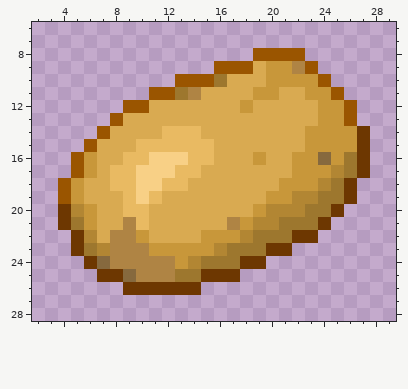
Two versions of one pixel-art sprite, textures/items/potato.png. The picture above was drawn from the file before the commit.
The file is 32x32 pixels. Shown: x 2..29, y 6..28.
The result:
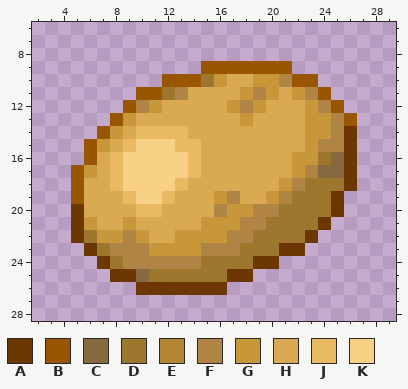
Palette (. is transparent): A #6d3701  B #9a5500  C #86693e  D #9d772e  E #b28633  F #af8444  G #c8973a  H #d9aa51  J #e9ba62  K #f8d086
Diff:
y 8: x 19..22 BBBB -> ....
y 9: x 15 . -> B; x 19..23 HGGFB -> BBB..
y 10: x 12 . -> B; x 15..16 BD -> DG; x 19 H -> G; x 21..24 GGGB -> FBB.
y 11: x 10 . -> B; x 12..14 BDF -> DFH; x 18..19 HG -> GF; x 22..25 HGGB -> GFB.
y 12: x 10..11 BH -> FG; x 17..19 HGH -> GFG; x 23..26 HGGB -> GFB.
y 13: x 9 H -> G; x 18 H -> G; x 23 H -> G; x 25 G -> F
y 14: x 8 H -> G; x 10..11 HH -> JJ; x 14 J -> H; x 25..27 GGA -> FA.
y 15: x 7 H -> G; x 9..12 HJJJ -> JKKK; x 15 J -> H; x 24..27 GGGA -> FFA.
y 16: x 5..6 BG -> .B; x 8..10 HJJ -> JKK; x 15 J -> H; x 19 G -> H; x 24..27 CGDA -> DCA.
y 17: x 9 J -> K; x 13 J -> K; x 23..27 GGEDA -> FCCA.
y 18: x 4..5 BG -> .B; x 9 J -> K; x 12 J -> K; x 22..24 GGE -> FDD
y 19: x 4..5 BG -> .B; x 11..12 JH -> KJ; x 16..17 HH -> GF; x 21..23 GEE -> FDD; x 25..26 DA -> A.
y 20: x 4..6 AEG -> .AH; x 9 J -> H; x 11 H -> J; x 16..22 HHHGEEE -> FGGFFDD
y 21: x 4..5 AD -> .A; x 9..10 FJ -> GH; x 15..20 HHFGEE -> GGGFFD
y 22: x 6..8 EHF -> DGG; x 13..14 HH -> GG; x 17..18 GE -> FF; x 22 A -> D
y 23: x 5..7 ADE -> .AD; x 15..17 GED -> FFF; x 20 A -> D; x 22 . -> A
y 24: x 6..8 ACF -> .AD; x 13..14 GE -> FF; x 18 A -> D; x 20 . -> A
y 25: x 7 A -> .; x 9..12 CFFF -> ACDD; x 15..16 AA -> DD; x 18 . -> A
y 26: x 9 A -> .; x 15..16 .. -> AA
